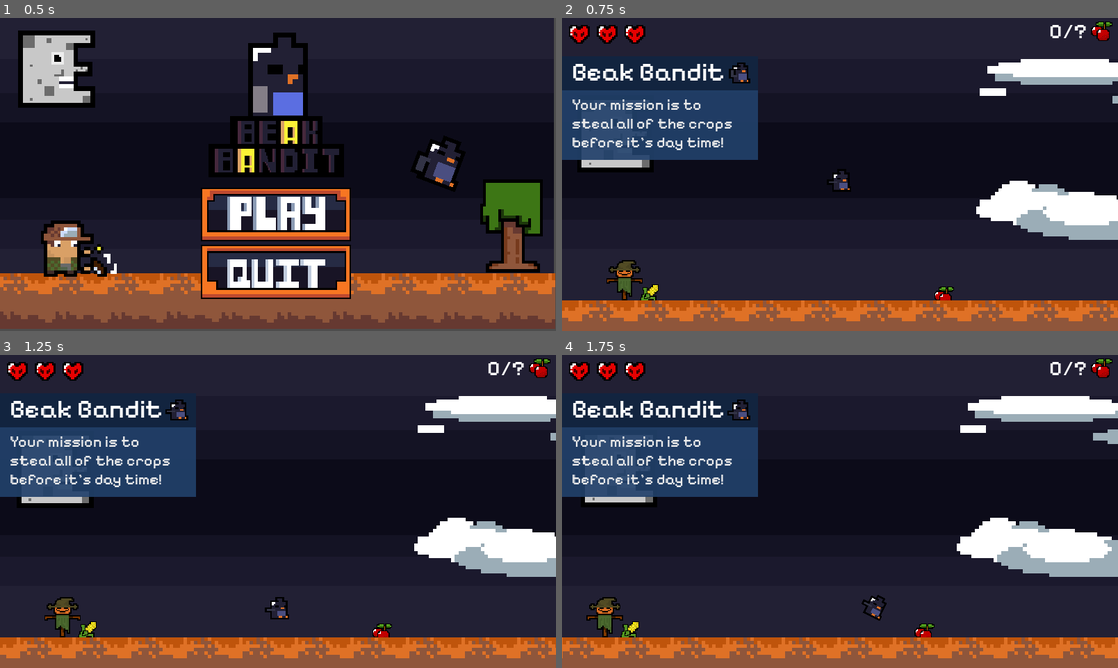
Above: before the commit, frames 1-4 (two rows, left to right).
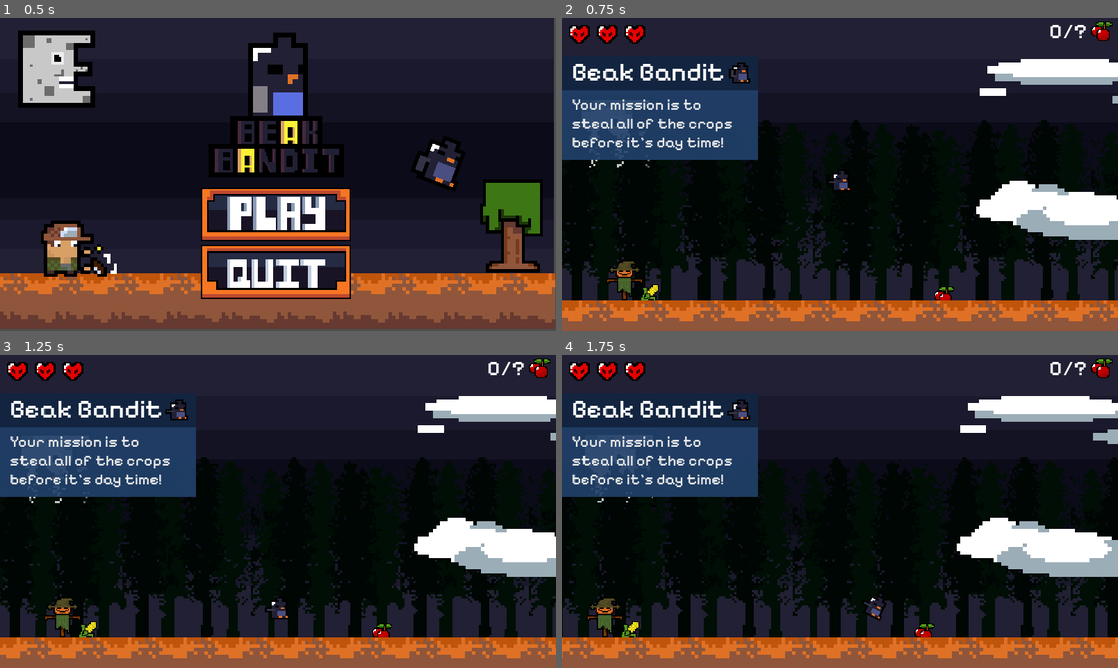
Above: after the commit, the same moments.

Repository: pochoco24/wild-jam-62
Game: Godot game, scene res://Scenes/ui_menu.tscn
Two runs of this game, one before a commit and one after it. Both use one fixed random seed, a clock stepped at 60 frames per second and the inputs below.
Inputs (mouse positions are in pixels of both pictures, inside the frame that each line leads up to):
- Up to frame 1 (0.5 s): no input
- Up to frame 2 (0.75 s): click (840, 212) at 0.5 s
- Up to frame 3 (1.25 s): no input
- Up to frame 4 (1.75 s): hold D (right) from 1.28 s (still down); tap W (flap) at 1.52 s

Frame 1 is identical in both runs. In frame 2, 21% of the frame differs, in the area x 0-100%, y 32-91%; in frame 3, 21%; in frame 4, 21%.

Commit message:
Added tick sound, background forest, changed eagle png

Diff:
--- a/Scenes/Levels/Level_1.tscn
+++ b/Scenes/Levels/Level_1.tscn
@@ -7,6 +7,7 @@
 [ext_resource type="Texture2D" uid="uid://cmjqedfqau1e2" path="res://Images/background_moon.png" id="5_du36f"]
 [ext_resource type="Texture2D" uid="uid://fywgnnvcwcyn" path="res://Images/background_day.png" id="6_etf6g"]
 [ext_resource type="Script" path="res://Scripts/game_timer.gd" id="6_k6qkn"]
+[ext_resource type="AudioStream" uid="uid://bnx6t7npta156" path="res://Sounds/US SFX/Beak Bandit 1 Second Clock Tick.wav" id="7_hj5xq"]
 [ext_resource type="Texture2D" uid="uid://c1370um21cfii" path="res://Images/background_sun.png" id="7_legiq"]
 [ext_resource type="Texture2D" uid="uid://b0ue404bbxr2b" path="res://Images/background_cloud.png" id="8_0y3rx"]
 [ext_resource type="Texture2D" uid="uid://b7t6rpvayrgi8" path="res://Images/Heart_Health.png" id="8_uk7yc"]
@@ -17,6 +18,7 @@
 [ext_resource type="Texture2D" uid="uid://clbkfdkamcsqf" path="res://Images/background_fence.png" id="11_ts1ul"]
 [ext_resource type="PackedScene" uid="uid://b0qnwokgbt1ft" path="res://Scenes/scarecrow.tscn" id="12_rpp0q"]
 [ext_resource type="PackedScene" uid="uid://csqe6ncspknhp" path="res://Scenes/shoot_farmer.tscn" id="13_a6d5i"]
+[ext_resource type="Texture2D" uid="uid://bknjtl28iakvi" path="res://Images/background_forest.png" id="13_wn07b"]
 [ext_resource type="PackedScene" uid="uid://c25o2jmd32yfq" path="res://Scenes/ui.tscn" id="14_q1o8k"]
 [ext_resource type="AudioStream" uid="uid://kg85ltc6f70g" path="res://Sounds/Collect_Corvis.wav" id="16_ccvbu"]
 [ext_resource type="PackedScene" uid="uid://cjnxd5nucttbs" path="res://Scenes/eagle.tscn" id="16_j0e85"]
@@ -282,6 +284,10 @@
 [node name="game_timer" type="Timer" parent="PlayerCamera/BackgroundFollow/moon"]
 wait_time = 120.0
 one_shot = true
+
+[node name="tick" type="AudioStreamPlayer2D" parent="PlayerCamera/BackgroundFollow/moon"]
+stream = ExtResource("7_hj5xq")
+volume_db = -20.0
 
 [node name="bg_day" type="Sprite2D" parent="PlayerCamera/BackgroundFollow"]
 visible = false
@@ -432,6 +438,16 @@
 [node name="Ground" type="StaticBody2D" parent="."]
 position = Vector2(549, 637)
 
+[node name="forest" type="Sprite2D" parent="Ground"]
+self_modulate = Color(0, 0.439216, 0.105882, 1)
+z_index = -2
+texture_repeat = 2
+position = Vector2(282, -313)
+scale = Vector2(5, 5)
+texture = ExtResource("13_wn07b")
+region_enabled = true
+region_rect = Rect2(-0.18045, -0.0602183, 3458.79, 130.364)
+
 [node name="Sprite2D7" type="Sprite2D" parent="Ground"]
 texture_repeat = 2
 position = Vector2(282, 15)
@@ -629,37 +645,37 @@
 [node name="eagle" parent="." instance=ExtResource("16_j0e85")]
 position = Vector2(3360, -85)
 
-[node name="Enemy\'s" type="Node2D" parent="."]
-
-[node name="CharacterBody2D" parent="Enemy\'s" instance=ExtResource("12_rpp0q")]
+[node name="scarecrows" type="Node2D" parent="."]
+
+[node name="CharacterBody2D" parent="scarecrows" instance=ExtResource("12_rpp0q")]
 position = Vector2(72, 539)
 scale = Vector2(1.51, 1.51)
 
-[node name="CharacterBody2D2" parent="Enemy\'s" instance=ExtResource("12_rpp0q")]
+[node name="CharacterBody2D2" parent="scarecrows" instance=ExtResource("12_rpp0q")]
 position = Vector2(2693, 540)
 scale = Vector2(1.51, 1.51)
 
-[node name="CharacterBody2D6" parent="Enemy\'s" instance=ExtResource("12_rpp0q")]
+[node name="CharacterBody2D6" parent="scarecrows" instance=ExtResource("12_rpp0q")]
 position = Vector2(4425, 538)
 scale = Vector2(1.51, 1.51)
 
-[node name="CharacterBody2D7" parent="Enemy\'s" instance=ExtResource("12_rpp0q")]
+[node name="CharacterBody2D7" parent="scarecrows" instance=ExtResource("12_rpp0q")]
 position = Vector2(5663, 539)
 scale = Vector2(1.51, 1.51)
 
-[node name="CharacterBody2D8" parent="Enemy\'s" instance=ExtResource("12_rpp0q")]
+[node name="CharacterBody2D8" parent="scarecrows" instance=ExtResource("12_rpp0q")]
 position = Vector2(8117, 540)
 scale = Vector2(1.51, 1.51)
 
-[node name="CharacterBody2D3" parent="Enemy\'s" instance=ExtResource("12_rpp0q")]
+[node name="CharacterBody2D3" parent="scarecrows" instance=ExtResource("12_rpp0q")]
 position = Vector2(-3961, 539)
 scale = Vector2(1.51, 1.51)
 
-[node name="CharacterBody2D4" parent="Enemy\'s" instance=ExtResource("12_rpp0q")]
+[node name="CharacterBody2D4" parent="scarecrows" instance=ExtResource("12_rpp0q")]
 position = Vector2(-5471, 539)
 scale = Vector2(1.51, 1.51)
 
-[node name="CharacterBody2D5" parent="Enemy\'s" instance=ExtResource("12_rpp0q")]
+[node name="CharacterBody2D5" parent="scarecrows" instance=ExtResource("12_rpp0q")]
 position = Vector2(-6352, 540)
 scale = Vector2(1.51, 1.51)
 
--- a/Scenes/eagle.tscn
+++ b/Scenes/eagle.tscn
@@ -1,32 +1,32 @@
 [gd_scene load_steps=10 format=3 uid="uid://cjnxd5nucttbs"]
 
 [ext_resource type="Script" path="res://Scripts/eagle.gd" id="1_tj6wa"]
-[ext_resource type="Texture2D" uid="uid://d1xbwgoi7ucb8" path="res://Images/bird_fly.png" id="2_fchnt"]
+[ext_resource type="Texture2D" uid="uid://bi3okauupqdvy" path="res://Images/eagle.png" id="2_tjm08"]
 [ext_resource type="AudioStream" uid="uid://dv3nmocey378x" path="res://Sounds/Beak_Bandit_Crow_Caw_A.wav" id="3_udn06"]
 
-[sub_resource type="AtlasTexture" id="AtlasTexture_mqm2p"]
-atlas = ExtResource("2_fchnt")
+[sub_resource type="AtlasTexture" id="AtlasTexture_uuxkw"]
+atlas = ExtResource("2_tjm08")
 region = Rect2(0, 0, 64, 64)
 
-[sub_resource type="AtlasTexture" id="AtlasTexture_amed5"]
-atlas = ExtResource("2_fchnt")
+[sub_resource type="AtlasTexture" id="AtlasTexture_l4m6l"]
+atlas = ExtResource("2_tjm08")
 region = Rect2(64, 0, 64, 64)
 
-[sub_resource type="AtlasTexture" id="AtlasTexture_3gj3h"]
-atlas = ExtResource("2_fchnt")
+[sub_resource type="AtlasTexture" id="AtlasTexture_7hwf4"]
+atlas = ExtResource("2_tjm08")
 region = Rect2(128, 0, 64, 64)
 
 [sub_resource type="SpriteFrames" id="SpriteFrames_4p5kw"]
 animations = [{
 "frames": [{
 "duration": 1.0,
-"texture": SubResource("AtlasTexture_mqm2p")
+"texture": SubResource("AtlasTexture_uuxkw")
 }, {
 "duration": 1.0,
-"texture": SubResource("AtlasTexture_amed5")
+"texture": SubResource("AtlasTexture_l4m6l")
 }, {
 "duration": 1.0,
-"texture": SubResource("AtlasTexture_3gj3h")
+"texture": SubResource("AtlasTexture_7hwf4")
 }],
 "loop": true,
 "name": &"default",
@@ -45,8 +45,6 @@
 [node name="AnimatedSprite2D" type="AnimatedSprite2D" parent="."]
 sprite_frames = SubResource("SpriteFrames_4p5kw")
 autoplay = "default"
-frame = 2
-frame_progress = 0.253307
 flip_h = true
 
 [node name="CollisionShape2D" type="CollisionShape2D" parent="."]
--- a/Scripts/game_timer.gd
+++ b/Scripts/game_timer.gd
@@ -16,6 +16,8 @@
 	#Flicker when time is low
 	if $game_timer.time_left < 3:
 		visible = fmod($game_timer.time_left, 0.3) > 0.15
+		if not $tick.is_playing():
+			$tick.play()
 
 func _on_game_timer_timeout():
 	print("Time over")
--- a/project.godot
+++ b/project.godot
@@ -10,7 +10,7 @@
 
 [application]
 
-config/name="Wild-jam-62-BEZIG"
+config/name="Wild-jam-62-MAIN"
 run/main_scene="res://Scenes/ui_menu.tscn"
 config/features=PackedStringArray("4.1", "GL Compatibility")
 config/icon="res://icon.svg"
Not shown, added: Images/background_tree-Sheet.png.import
Not shown, added: Images/button_continue-export.png.import
Not shown, added: Images/button_menu-export.png.import
Not shown, added: Images/button_restart-export.png.import
Binary file added: Images/eagle.png
Not shown, added: Images/eagle.png.import
Not shown: 1 places in Scenes/Levels/Level_1.tscn that only renumber resources
Not shown, changed: Sounds/US SFX/Beak Bandit 1 Second Clock Tick.wav.import
